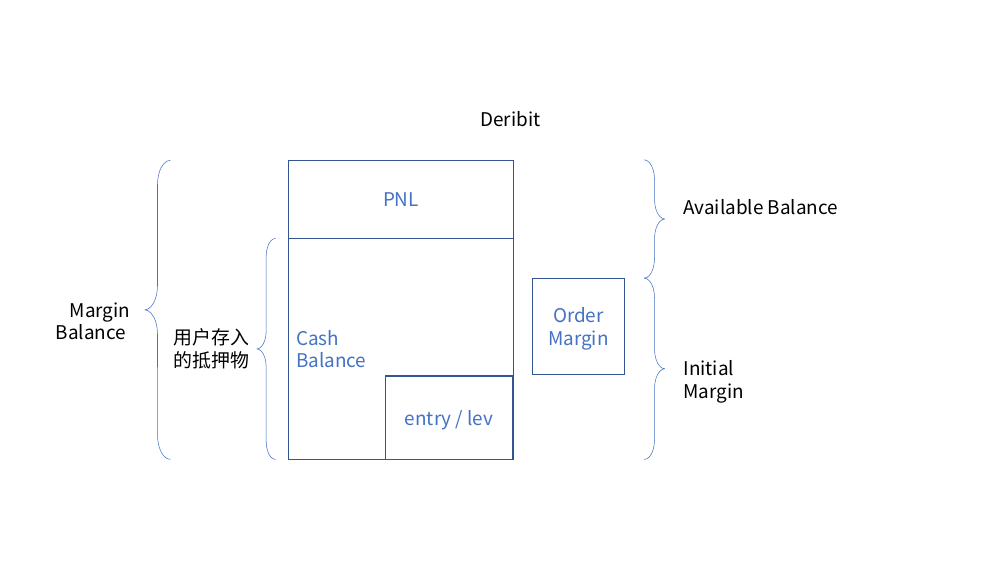
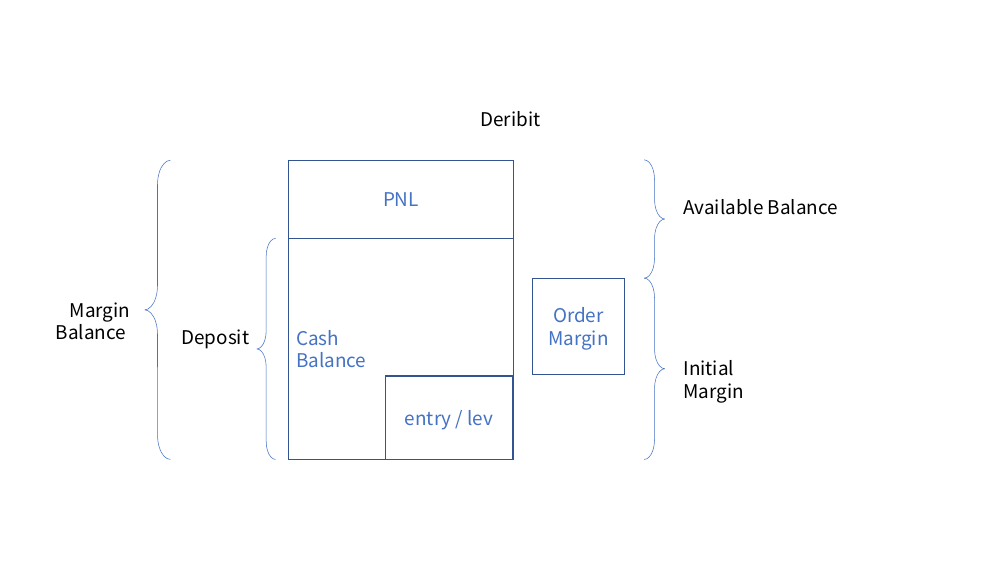
Before and after one commit to mcdexio/documents, a slide deck: slide 4 of en/asset/margin-account-model.pptx. Drawn at 1008x567 pixels with LibreOffice and Linux fonts; fonts in the diff are those of the drawing. Boxes give left, top, right and bottom in pixels: in the first picture for what was removed or moved away, otherwise in the second. Text is boxed around its words. In the diff, an @@ line names an element or a change of style, - is before the commit and + after.

```diff
--- a/en/asset/margin-account-model.pptx
+++ b/en/asset/margin-account-model.pptx
@@ text at <box>182,329,250,349</box>: text changed @@
-用户存入
-的抵押物
+Deposit
```
Also in this commit, not shown: 3 other slides changed, 4 other files.
